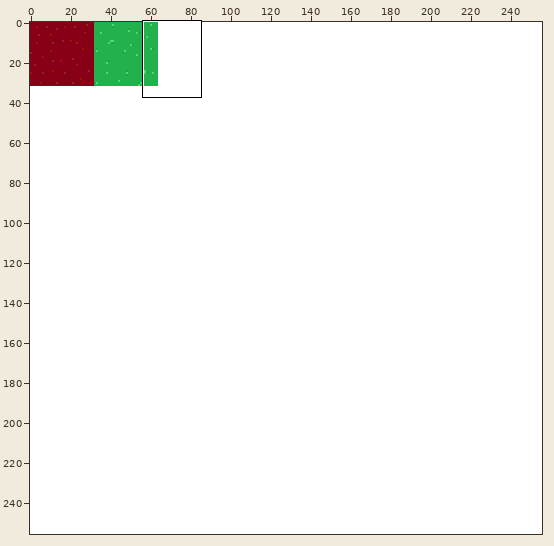
Sprite sheet: Platformer/Content/Spritesheet.png. The first picture is a wide view before the edit; the outline marks the close-up.
Close-up. Before the edit:
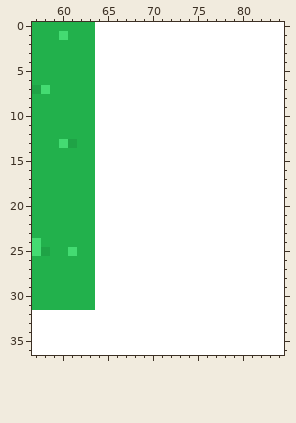
The file is 256x256 pixels. Shown: x 57..84, y 0..36.
After the commit:
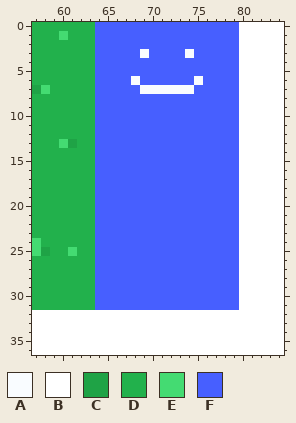
Palette (. is transparent): A #f9fcff  B #ffffff  C #1fa346  D #22b14c  E #44db72  F #475fff
Change:
The author changed colour B to colour A in row 3 at x 69 and 74; in row 6 at x 68 and 75; in row 7 at x 69 to 74.
The author changed colour B to colour F in rows 0 to 2 at x 64 to 79; in row 3 at x 64 to 68, 70 to 73 and 75 to 79; in rows 4 to 5 at x 64 to 79; in row 6 at x 64 to 67, 69 to 74 and 76 to 79; in row 7 at x 64 to 68 and 75 to 79; in rows 8 to 31 at x 64 to 79.
